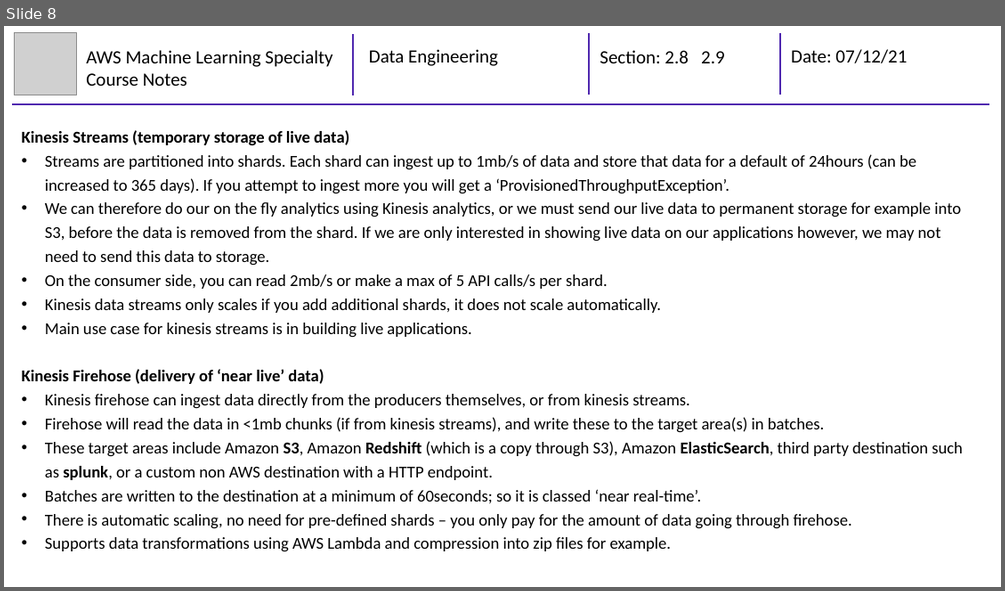
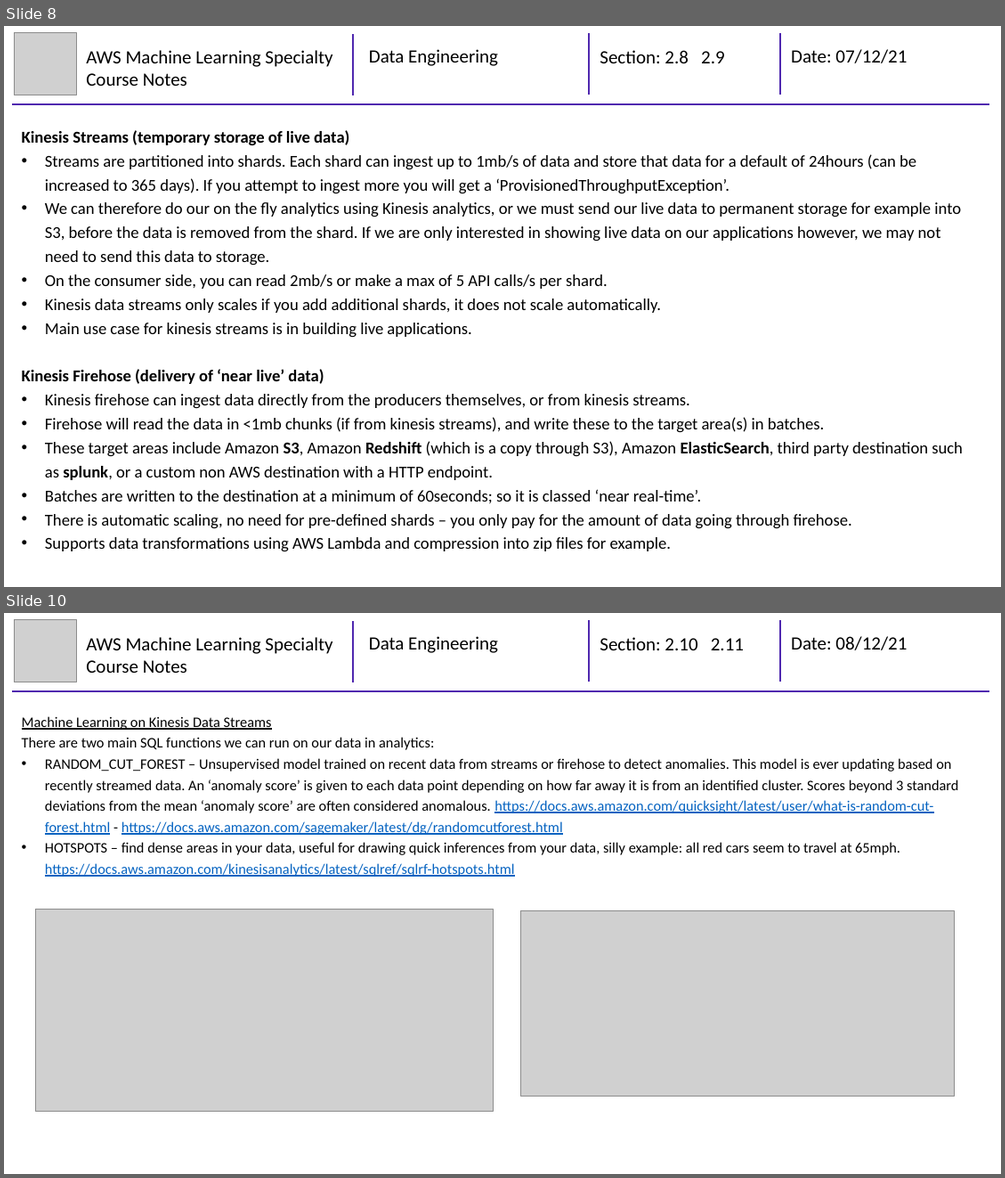
Before and after one commit to mhaythornthwaite/Testing_ML_Algorithms, a slide deck: AWS Machine Learning Specialty/Course Notes/2_MJH_Data_Engineering_Course_Notes.pptx. Shown one above the other, each under a label of ours: slide 8 before the commit, slides 8 and 10 after it; the slides between them are not shown. The pictures are 1005x591 and 1005x1178 pixels, drawn with LibreOffice and Linux fonts; fonts in the diff are those of the drawing; grey boxes stand for pictures. Boxes give left, top, right and bottom in pixels: in the first picture for what was removed or moved away, otherwise in the second. Text is boxed around its words. In the diff, an @@ line names an element or a change of style, - is before the commit and + after.

```diff
--- a/AWS Machine Learning Specialty/Course Notes/2_MJH_Data_Engineering_Course_Notes.pptx
+++ b/AWS Machine Learning Specialty/Course Notes/2_MJH_Data_Engineering_Course_Notes.pptx
@@ slide 10 added at <box>4,613,1001,1174</box>, background #FFFFFF @@
@@ group added at <box>12,620,989,691</box>: 4 lines, 4 texts, 1 picture @@
+AWS Machine Learning Specialty Course Notes
+Data Engineering
+Section: 2.10 2.11
+Date: 08/12/21
@@ text added at <box>22,716,958,876</box>, 14 pt, text #000000 @@
+Machine Learning on Kinesis Data Streams
+There are two main SQL functions we can run on our data in analytics:
+• RANDOM_CUT_FOREST – Unsupervised model trained on recent data from streams or firehose to detect anomalies. This model is ever updating based on recently streamed data. An ‘anomaly score’ is given to each data point depending on how far away it is from an identified cluster. Scores beyond 3 standard deviations from the mean ‘anomaly score’ are often considered anomalous. https://docs.aws.amazon.com/quicksight/latest/user/what-is-random-cut-forest.html - https://docs.aws.amazon.com/sagemaker/latest/dg/randomcutforest.html
+• HOTSPOTS – find dense areas in your data, useful for drawing quick inferences from your data, silly example: all red cars seem to travel at 65mph. https://docs.aws.amazon.com/kinesisanalytics/latest/sqlref/sqlrf-hotspots.html
@@ picture added at <box>35,909,493,1111</box> @@
@@ picture added at <box>521,910,955,1096</box> @@
```
Also in this commit, not shown: 1 slide changed, 1 other slide added.
